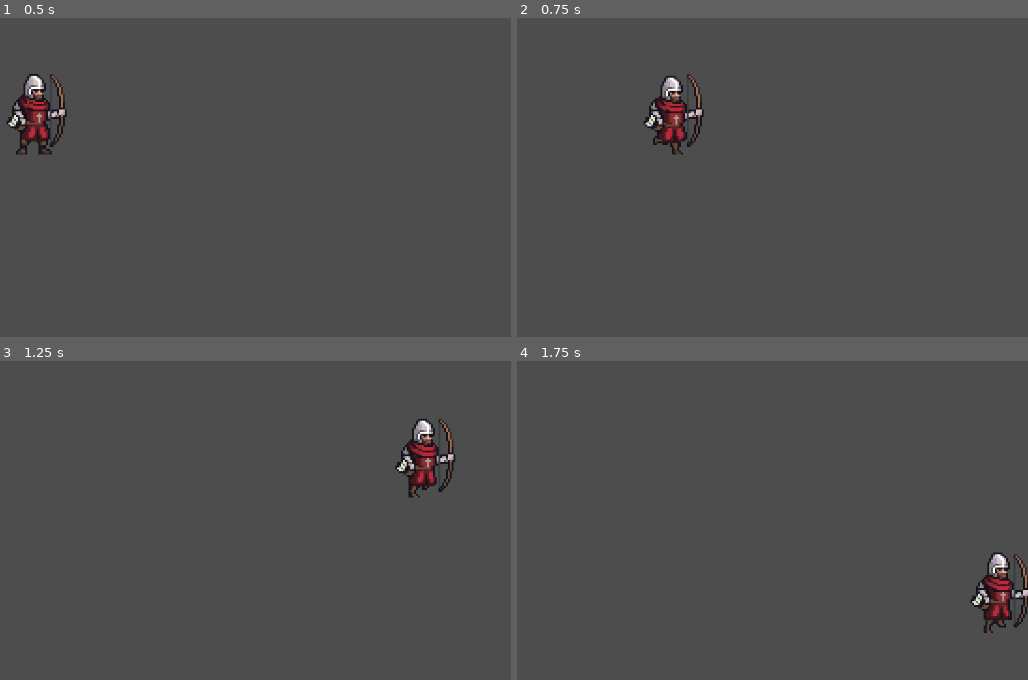
Above: before the commit, frames 1-4 (two rows, left to right).
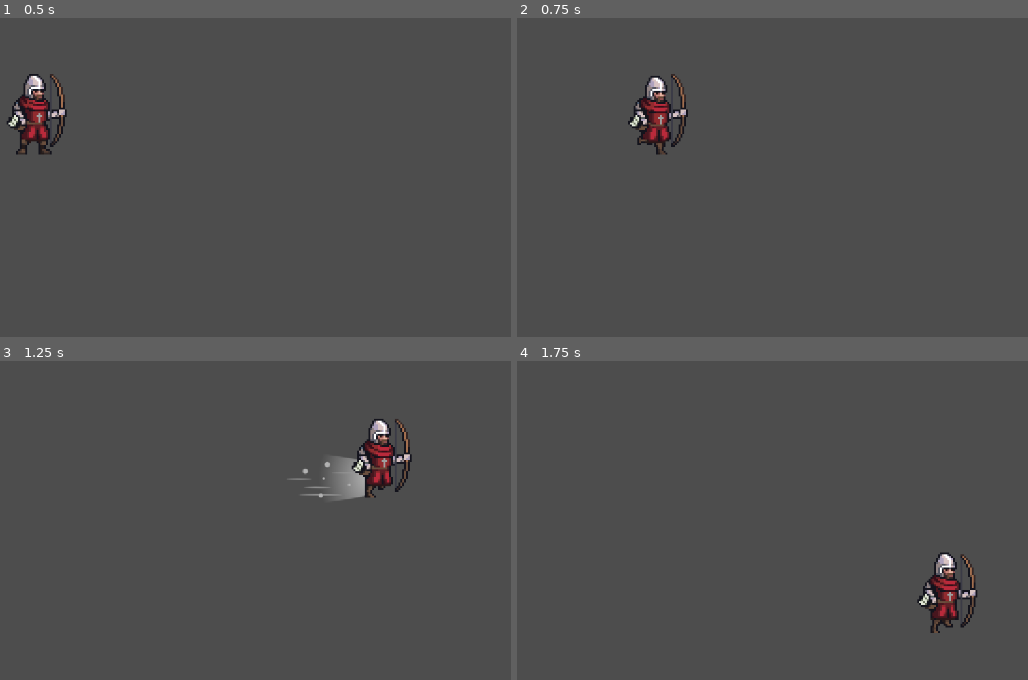
Above: after the commit, the same moments.

Repository: pepe20p/vault_of_infinity
Game: Godot game, scene res://level.tscn
The game is run twice, just before and just after one commit, with the same random seed, the same clock (stepped at 60 frames per second) and the same inputs. The project has no main scene, so this scene is started directly.
Inputs:
- Up to frame 1 (0.5 s): no input
- Up to frame 2 (0.75 s): tap Enter at 0.5 s; hold Right (direita) from 0.53 s (still down); hold Space (dash) from 0.53 s (still down)
- Up to frame 3 (1.25 s): keep holding Right (direita); keep holding Space (dash)
- Up to frame 4 (1.75 s): release Right (direita) at 1.28 s; release Space (dash) at 1.28 s; hold Down (baixo) from 1.28 s (still down); tap Space (dash) at 1.35 s

Frame 1 is identical in both runs. In frame 2, 2.2% of the frame differs, in the area x 21-37%, y 17-43%; in frame 3, 3.7%, in the area x 56-90%, y 18-44%; in frame 4, 3.0%.

Commit message:
Dash animado corretamente

Diff:
--- a/player/player.tscn
+++ b/player/player.tscn
@@ -1,7 +1,8 @@
-[gd_scene load_steps=11 format=3 uid="uid://b6nr4m1ytdwaf"]
+[gd_scene load_steps=13 format=3 uid="uid://b6nr4m1ytdwaf"]
 
 [ext_resource type="Script" path="res://player/scripts/player.gd" id="1_s1ujw"]
 [ext_resource type="Texture2D" uid="uid://d2hnunknxmkw3" path="res://player/sprites/arqueiro.png" id="2_ylx16"]
+[ext_resource type="Texture2D" uid="uid://c3qvbdml2djjs" path="res://player/sprites/dash.png" id="3_jjbex"]
 
 [sub_resource type="RectangleShape2D" id="RectangleShape2D_0m2f3"]
 size = Vector2(3.76127, 20)
@@ -11,7 +12,7 @@
 tracks/0/type = "value"
 tracks/0/imported = false
 tracks/0/enabled = true
-tracks/0/path = NodePath("Sprite2D:frame")
+tracks/0/path = NodePath("SpriteJogador:frame")
 tracks/0/interp = 1
 tracks/0/loop_wrap = true
 tracks/0/keys = {
@@ -20,22 +21,17 @@
 "update": 1,
 "values": [0]
 }
-
-[sub_resource type="Animation" id="Animation_ymgwr"]
-resource_name = "idle"
-length = 1.6
-loop_mode = 1
-tracks/0/type = "value"
-tracks/0/imported = false
-tracks/0/enabled = true
-tracks/0/path = NodePath("Sprite2D:frame")
-tracks/0/interp = 1
-tracks/0/loop_wrap = true
-tracks/0/keys = {
-"times": PackedFloat32Array(0, 0.32, 0.64, 0.96, 1.28),
-"transitions": PackedFloat32Array(1, 1, 1, 1, 1),
+tracks/1/type = "value"
+tracks/1/imported = false
+tracks/1/enabled = true
+tracks/1/path = NodePath("SpriteJogador/SpriteDash:frame")
+tracks/1/interp = 1
+tracks/1/loop_wrap = true
+tracks/1/keys = {
+"times": PackedFloat32Array(0),
+"transitions": PackedFloat32Array(1),
 "update": 1,
-"values": [0, 1, 2, 3, 4]
+"values": [0]
 }
 
 [sub_resource type="Animation" id="Animation_roxdm"]
@@ -45,7 +41,7 @@
 tracks/0/type = "value"
 tracks/0/imported = false
 tracks/0/enabled = true
-tracks/0/path = NodePath("Sprite2D:frame")
+tracks/0/path = NodePath("SpriteJogador:frame")
 tracks/0/interp = 1
 tracks/0/loop_wrap = true
 tracks/0/keys = {
@@ -61,7 +57,7 @@
 tracks/0/type = "value"
 tracks/0/imported = false
 tracks/0/enabled = true
-tracks/0/path = NodePath("Sprite2D:frame")
+tracks/0/path = NodePath("SpriteJogador:frame")
 tracks/0/interp = 1
 tracks/0/loop_wrap = true
 tracks/0/keys = {
@@ -71,13 +67,42 @@
 "values": [11, 12, 13, 14, 15, 16, 17, 18, 19, 20, 21]
 }
 
+[sub_resource type="Animation" id="Animation_g8re6"]
+resource_name = "dash"
+length = 0.8
+loop_mode = 1
+tracks/0/type = "value"
+tracks/0/imported = false
+tracks/0/enabled = true
+tracks/0/path = NodePath("SpriteJogador:frame")
+tracks/0/interp = 1
+tracks/0/loop_wrap = true
+tracks/0/keys = {
+"times": PackedFloat32Array(0, 0.1, 0.2, 0.3, 0.4, 0.5, 0.6, 0.7),
+"transitions": PackedFloat32Array(1, 1, 1, 1, 1, 1, 1, 1),
+"update": 1,
+"values": [22, 23, 24, 25, 26, 27, 28, 29]
+}
+tracks/1/type = "value"
+tracks/1/imported = false
+tracks/1/enabled = true
+tracks/1/path = NodePath("SpriteJogador/SpriteDash:frame")
+tracks/1/interp = 1
+tracks/1/loop_wrap = true
+tracks/1/keys = {
+"times": PackedFloat32Array(0.00133334, 0.0673333, 0.133333, 0.198, 0.264, 0.331333, 0.400667, 0.466667, 0.532667, 0.597333, 0.663333, 0.730667),
+"transitions": PackedFloat32Array(1, 1, 1, 1, 1, 1, 1, 1, 1, 1, 1, 1),
+"update": 1,
+"values": [0, 1, 2, 3, 4, 5, 0, 1, 2, 3, 4, 0]
+}
+
 [sub_resource type="Animation" id="Animation_g4eec"]
 resource_name = "hit"
 length = 0.5
 tracks/0/type = "value"
 tracks/0/imported = false
 tracks/0/enabled = true
-tracks/0/path = NodePath("Sprite2D:frame")
+tracks/0/path = NodePath("SpriteJogador:frame")
 tracks/0/interp = 1
 tracks/0/loop_wrap = true
 tracks/0/keys = {
@@ -87,13 +112,30 @@
 "values": [33, 34, 35, 36, 37]
 }
 
+[sub_resource type="Animation" id="Animation_ymgwr"]
+resource_name = "idle"
+length = 1.6
+loop_mode = 1
+tracks/0/type = "value"
+tracks/0/imported = false
+tracks/0/enabled = true
+tracks/0/path = NodePath("SpriteJogador:frame")
+tracks/0/interp = 1
+tracks/0/loop_wrap = true
+tracks/0/keys = {
+"times": PackedFloat32Array(0, 0.32, 0.64, 0.96, 1.28),
+"transitions": PackedFloat32Array(1, 1, 1, 1, 1),
+"update": 1,
+"values": [0, 1, 2, 3, 4]
+}
+
 [sub_resource type="Animation" id="Animation_4i6fd"]
 resource_name = "morrer"
 length = 0.6
 tracks/0/type = "value"
 tracks/0/imported = false
 tracks/0/enabled = true
-tracks/0/path = NodePath("Sprite2D:frame")
+tracks/0/path = NodePath("SpriteJogador:frame")
 tracks/0/interp = 1
 tracks/0/loop_wrap = true
 tracks/0/keys = {
@@ -108,6 +150,7 @@
 "RESET": SubResource("Animation_qhgd1"),
 "andar": SubResource("Animation_roxdm"),
 "atacar": SubResource("Animation_10yfg"),
+"dash": SubResource("Animation_g8re6"),
 "hit": SubResource("Animation_g4eec"),
 "idle": SubResource("Animation_ymgwr"),
 "morrer": SubResource("Animation_4i6fd")
@@ -116,19 +159,31 @@
 [node name="player" type="CharacterBody2D"]
 script = ExtResource("1_s1ujw")
 
+[node name="CollisionShape2D" type="CollisionShape2D" parent="."]
+texture_filter = 1
+position = Vector2(-6, 11)
+scale = Vector2(4.7945, 2.02923)
+shape = SubResource("RectangleShape2D_0m2f3")
+
 [node name="Timer_dash_duracao" type="Timer" parent="."]
 wait_time = 0.05
 
-[node name="CollisionShape2D" type="CollisionShape2D" parent="."]
-texture_filter = 1
-position = Vector2(-7, 11)
-scale = Vector2(4.7945, 2.02923)
-shape = SubResource("RectangleShape2D_0m2f3")
-
-[node name="Sprite2D" type="Sprite2D" parent="."]
+[node name="SpriteJogador" type="Sprite2D" parent="."]
 texture = ExtResource("2_ylx16")
 hframes = 11
 vframes = 5
+
+[node name="SpriteDash" type="Sprite2D" parent="SpriteJogador"]
+modulate = Color(0.996078, 0.996078, 0.996078, 0.572549)
+z_index = -1
+z_as_relative = false
+position = Vector2(-5, 22)
+rotation = -3.09447
+scale = Vector2(0.5, 0.5)
+texture = ExtResource("3_jjbex")
+offset = Vector2(-65.7112, 0.143913)
+flip_h = true
+hframes = 6
 
 [node name="AnimationPlayer" type="AnimationPlayer" parent="."]
 libraries = {
--- a/player/scripts/player.gd
+++ b/player/scripts/player.gd
@@ -3,15 +3,16 @@
 var cardinal : Vector2 = Vector2.DOWN
 var direction : Vector2 = Vector2.ZERO
 const speed : float = 500
-const dash_speed : float = 1700
+const dash_speed : float = 1400
 
 
 var state : String = "idle"
 var dash : bool = false
 var pode_dash: bool = true
 
-@onready var sprite: Sprite2D = $Sprite2D
+@onready var sprite: Sprite2D = $SpriteJogador
 @onready var animation_player: AnimationPlayer = $AnimationPlayer
+@onready var sprite_dash: Sprite2D = $SpriteJogador/SpriteDash
 
 # Called when the node enters the scene tree for the first time.
 func _ready() -> void:
@@ -23,50 +24,48 @@
 
 	direction.y = Input.get_action_strength("baixo") - Input.get_action_strength("cima")
 	direction.x = Input.get_action_strength("direita") - Input.get_action_strength("esquerda")
-
+	DirecaoPersonagem()
 	if Input.get_action_strength("dash") and pode_dash:
 		dash = true
 		$Timer_dash_duracao.start()
 		$Timer_dash_cooldown.start()
 
+	DirecaoDash()
 	if dash:
+		sprite_dash.visible = true
 		velocity = direction.normalized() * dash_speed
 		pode_dash = false
 	else:
+		sprite_dash.visible = false
 		velocity = direction.normalized() * speed
-
-	if DefineEstado() || DefineDirecao():
+	if DefineEstado():
 		AtualizaAnimacao()
 	pass
 
 func _physics_process(delta):
 	move_and_slide()
 
-func DefineDirecao() -> bool:
-	var nova_dir : Vector2 = cardinal
-	if direction == Vector2.ZERO:
-		return false
-	if direction.x == 0:
-		nova_dir = Vector2.UP if direction.y < 0 else Vector2.DOWN
-	if direction.y == 0:
-		nova_dir = Vector2.LEFT if direction.x < 0  else Vector2.RIGHT
-	if nova_dir == cardinal:
-		return false
-	cardinal = nova_dir
-	sprite.scale.x = -1 if cardinal == Vector2.LEFT else 1
-	return true
-
 func DefineEstado() -> bool:
-	var novo_estado : String = "idle" if direction == Vector2.ZERO else "andar"
+	var novo_estado : String = "idle" if direction == Vector2.ZERO else "dash"
 	if novo_estado == state:
 		return false
 	state = novo_estado
 	return true
 
 func AtualizaAnimacao() -> void:
-	#print(DirecaoAnimacao())
 	animation_player.play(state)
 	pass
+
+func DirecaoPersonagem() -> void:
+	if direction.x < 0:
+		sprite.scale.x = -1
+	elif direction.x > 0:
+		sprite.scale.x = 1
+
+func DirecaoDash() -> void:
+	var ang = atan2(direction.y,direction.x)
+	if abs(ang) > 1.571: ang = -ang + 3.14
+	sprite_dash.rotation = ang
 
 func _on_timer_dash_duracao_timeout() -> void:
 	dash = false
Binary file added: player/sprites/dash.png
Not shown, added: player/sprites/dash.png.import
